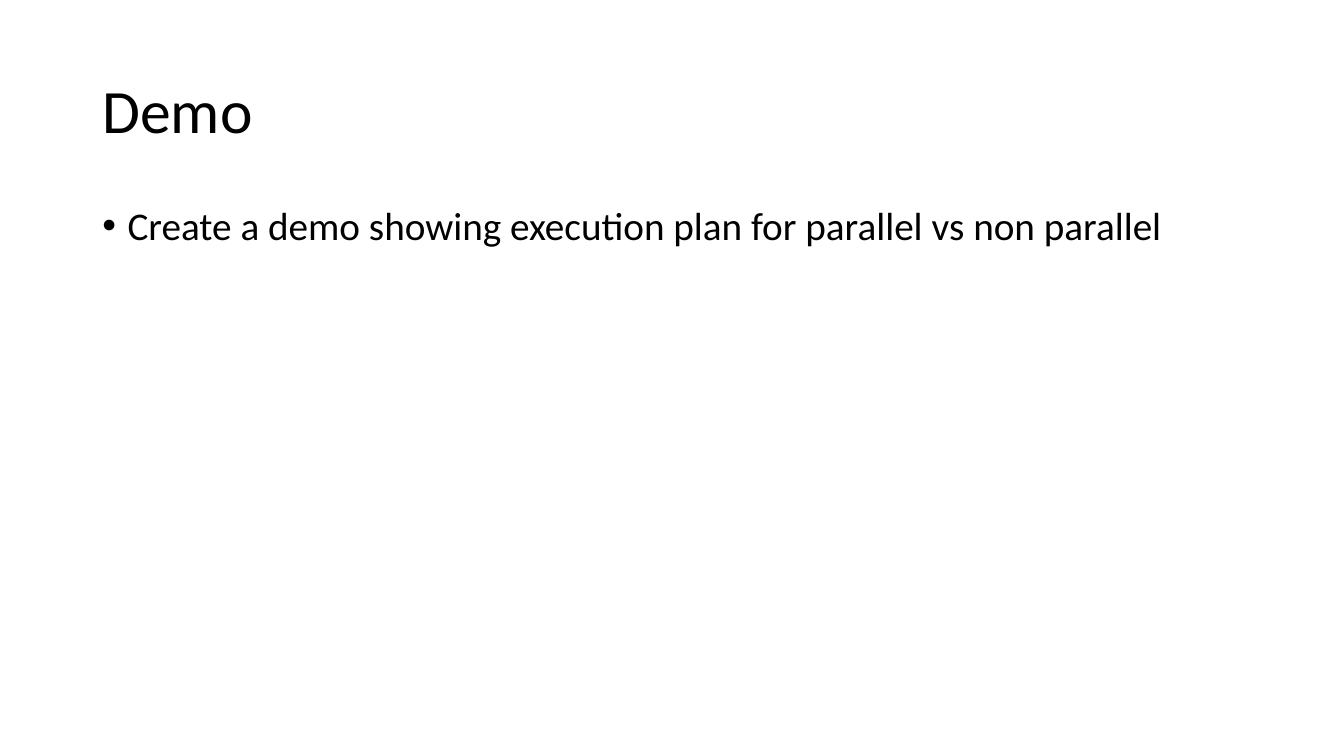
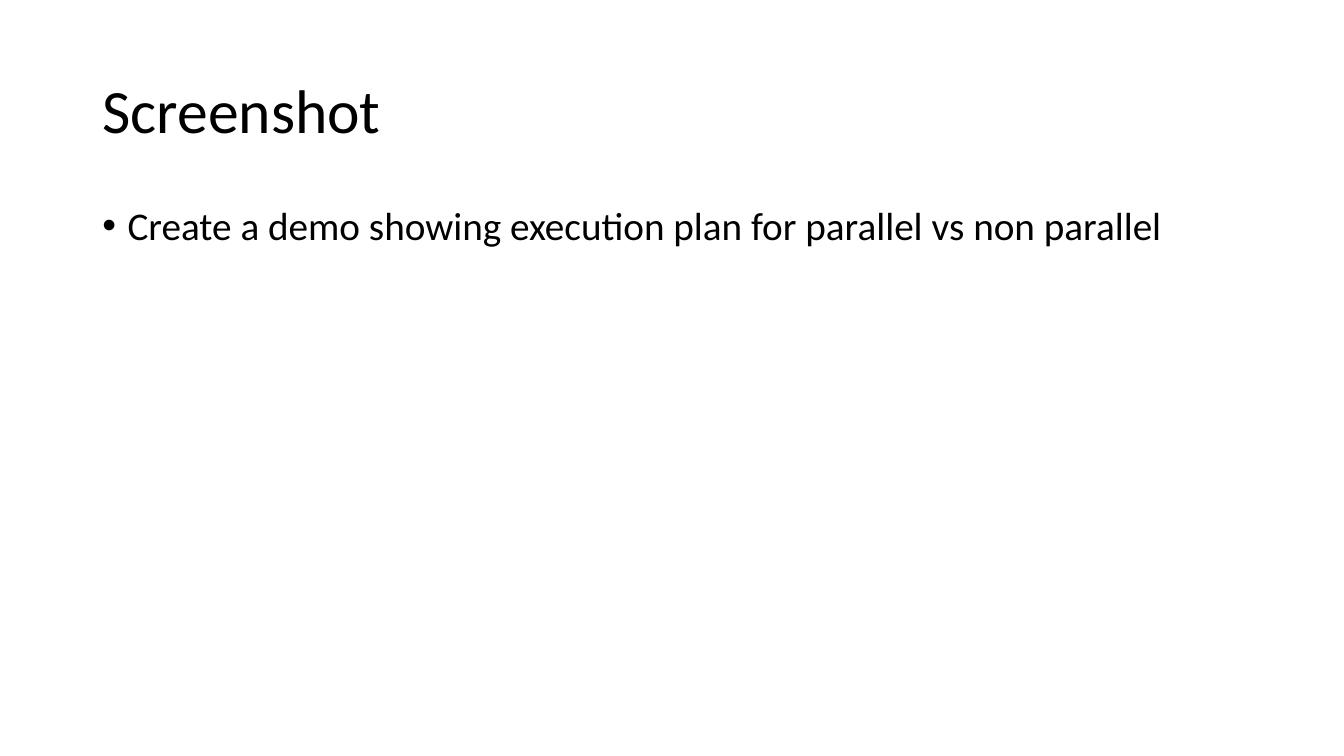
Before and after one commit to sabinio/SQLTraining, a slide deck: slide 10 of Slides/2. Query Execution.pptx. Drawn at 1344x756 pixels with LibreOffice and Linux fonts; fonts in the diff are those of the drawing. Boxes give left, top, right and bottom in pixels: in the first picture for what was removed or moved away, otherwise in the second. Text is boxed around its words. In the diff, an @@ line names an element or a change of style, - is before the commit and + after.

```diff
--- a/Slides/2. Query Execution.pptx
+++ b/Slides/2. Query Execution.pptx
@@ title at bbox=[102, 90, 380, 134]: text changed @@
-Demo
+Screenshot
```
Also in this commit, not shown: 2 other slides changed, 1 slide added.
